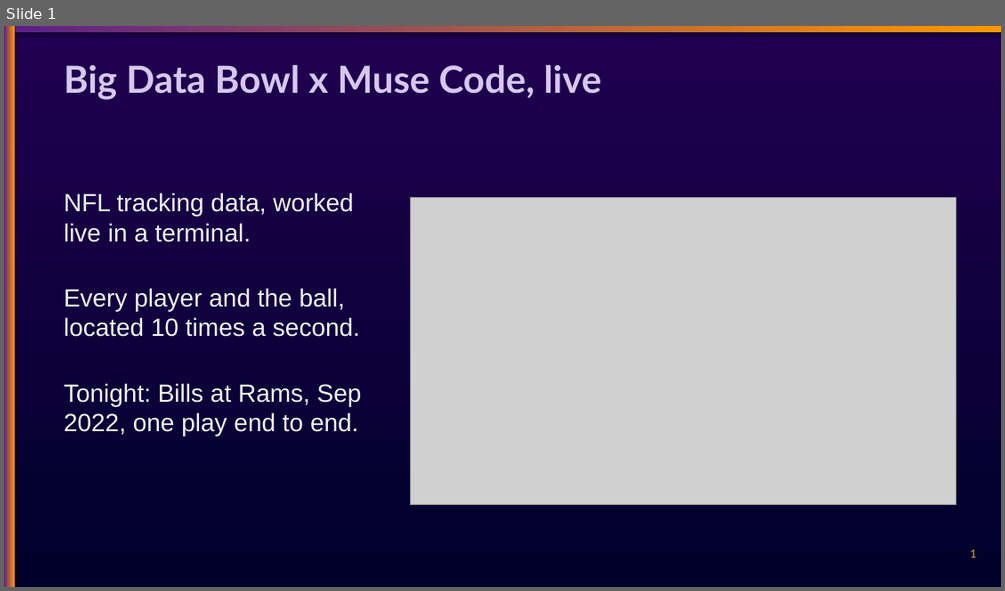
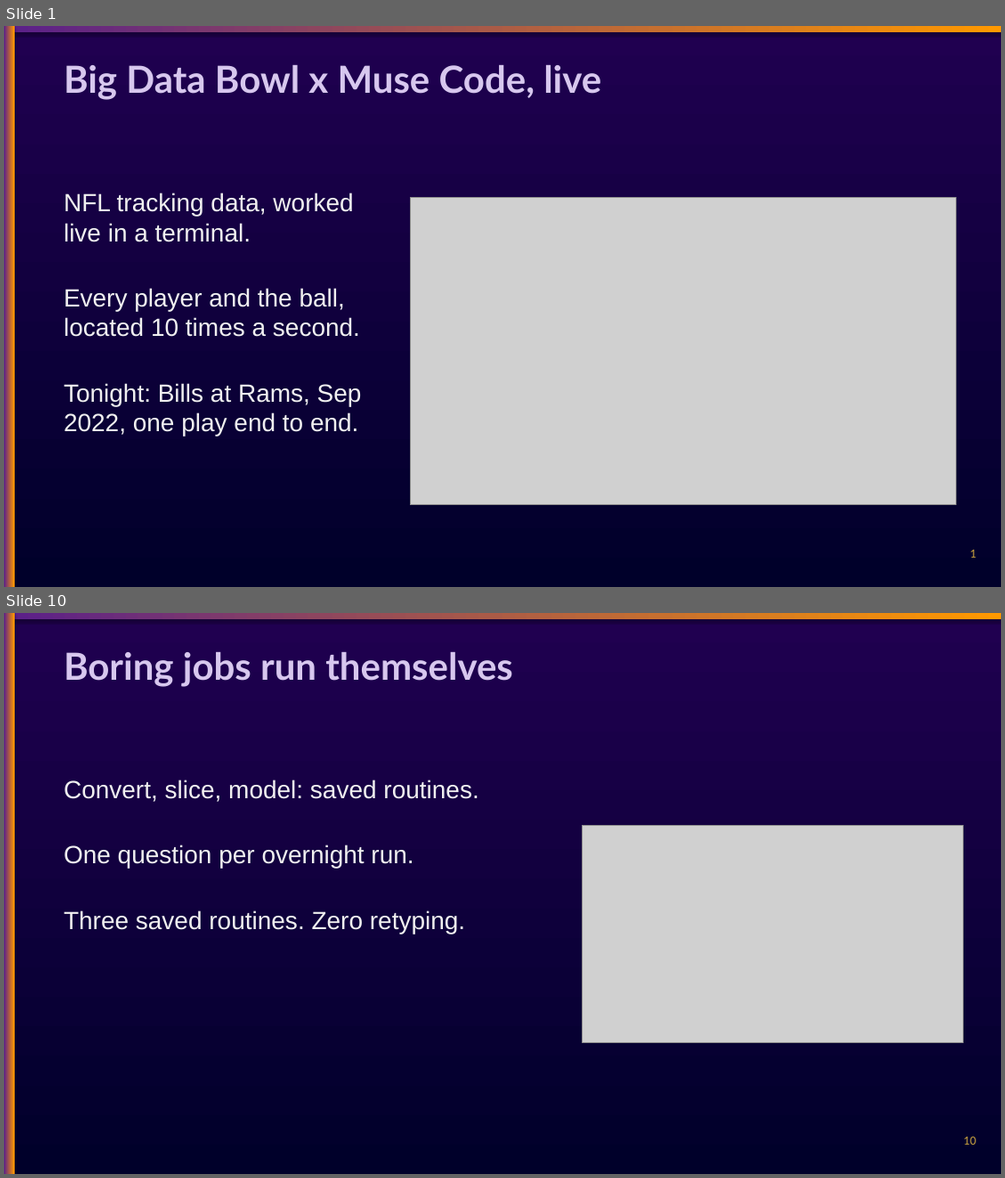
Before and after one commit to chasko-labs/nfl-big-data-bowl-2027, a slide deck: deck/unified.pptx. Shown one above the other, each under a label of ours: slide 1 before the commit, slides 1 and 10 after it; the slides between them are not shown. The pictures are 1005x591 and 1005x1178 pixels, drawn with LibreOffice and Linux fonts; fonts in the diff are those of the drawing; grey boxes stand for pictures. Boxes give left, top, right and bottom in pixels: in the first picture for what was removed or moved away, otherwise in the second. Text is boxed around its words. In the diff, an @@ line names an element or a change of style, - is before the commit and + after.

```diff
--- a/deck/unified.pptx
+++ b/deck/unified.pptx
@@ slide 10 added at <box>4,613,1001,1174</box>, background gradient #00002A to #200050 @@
@@ rectangle added at <box>4,613,1001,619</box>, fill gradient #5A1F8A to #FF9900 @@
@@ rectangle added at <box>4,613,15,1174</box>, fill gradient #5A1F8A to #FF9900 @@
@@ text added at <box>64,652,513,687</box>, 36 pt, text #D7C7EE, bold @@
+Boring jobs run themselves
@@ text added at <box>64,779,478,933</box>, 24 pt, text #F0F0F0 @@
+Convert, slice, model: saved routines.
+One question per overnight run.
+Three saved routines. Zero retyping.
@@ picture added at <box>582,826,963,1042</box> @@
@@ text added at <box>963,1136,976,1144</box>, 12 pt, text #C9A23F @@
+10
```
Also in this commit, not shown: 7 slides changed, 8 other slides added, 9 slides removed.
